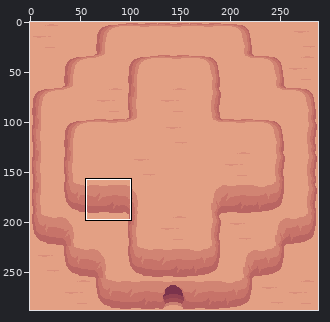
Two versions of one pixel-art file, __aseprite__/desert-terrains.aseprite. The picture above shows the old version from afar; the outline marks the close-up.
Close-up. Before the edit:
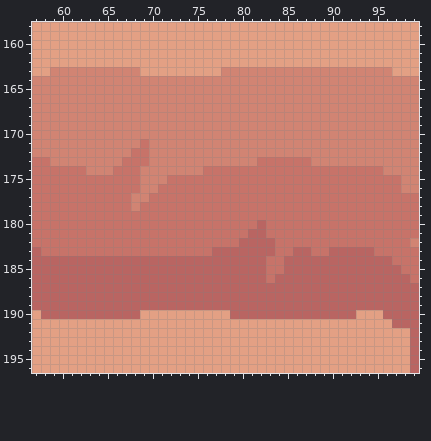
288x288 pixels, 1 frame. Shown: x 57..99, y 158..196.
Now the later version:
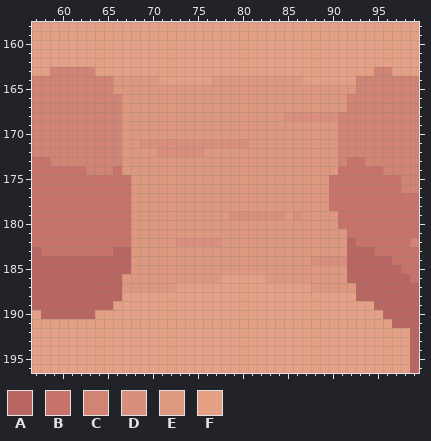
Palette (. is transparent): A #b96562  B #c77369  C #d18473  D #d98f7b  E #de987f  F #e3a084
Changes in this commit:
Changed rows in their new state; - is an unchanged pixel.
first column x 64:
163 FFFFF---------FFFFFFFFFFFFFFFFF
164 --EEEEEFFFFFFEEEEEEEEEEFFFFFF--
165 --EEEEEEEEEEEEEEEEEEEEEEEEEEE--
166 ---EEEEEEEEEEEEEEEEEEEEEEEEE---
167 ---EEEEEEEEEEEEEEEEEEEEEEEEE---
168 ---EEEEEEEEEEEEEEEEEEDDDDDD----
169 ---EEEEEEEEEEEEEEEEEEEEEEEE----
170 ---EEEEEEEEEEEEEEEEEEEEEEEE----
171 ---EEDDDDDDDDDDDDEEEEEEEEEE----
172 ---EEEEDDDDDEEEEEEEEEEEEEEE----
173 ---EEEEEEEEEEEEEEEEEEEEEEEE-BB-
174 ---EEEEEEEEEEEEEEEEEEEEEEEE----
175 ----EEEEEEEEEEEEEEEEEEEEEE-----
176 ----EEEEEEEEEEEEEEEEEEEEEE-----
177 ----EEEEEEEEEEEEEEEEEEEEEE-----
178 ----EEEEEEEEEEEEEEEEEEEEEE-----
179 ----EEEEEEEEEEEDDDDDDEDEEEE----
180 ----EEEEEEEEEEEEEEEEEEEEEEE----
181 ----EEEEEEEEEEEEEEEEEEEEEEEE---
182 ----EEEEEDDDDDEEEEEEEEEEEEEEA--
183 --AAEEEEEEEEEEEEEEEEEEEEEEEE---
184 ----EEEEEEEEEEEEEEEEEEEEDDDD---
185 ----EEEEEEEEEEEEEEEEEEEEEEEE---
186 ---EEEEEEEEEEEFFFFFEEEEEEEEE---
187 ---EEEEEEFFFFFFFFFFFFFFFEEEEE--
188 ---FFFFFFFFFFFFFFFFFFFFFFFFFF--
189 --FFFFFFFFFFFFFFFFFFFFFFFFFFFFF
190 FFFFF----------FFFFFFFFFFFFFF--
